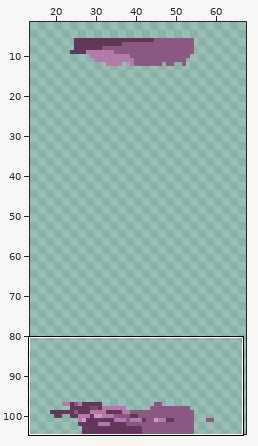
Edited in one commit: pixel-art file (Assets/Art/Aseprite/wall-break.aseprite). The picture above shows the old version from afar; the outline marks the close-up.
Close-up. Earlier state:
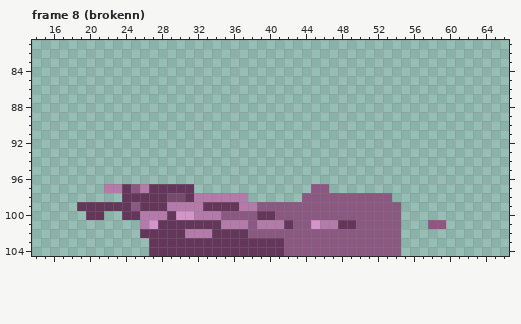
90x105 pixels, 8 frames. Shown: frame 8 (brokenn): x 14..66, y 81..104. The wide view leaves out empty margins.
The same view after the edit:
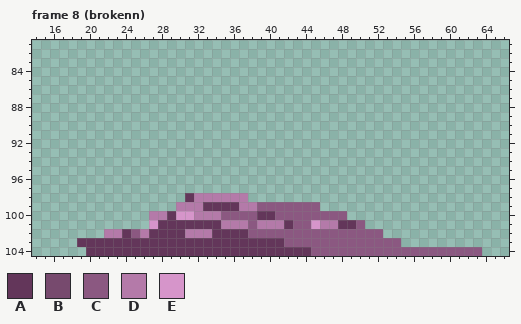
Palette (. is transparent): A #63365a  B #774a6e  C #8b5881  D #b47aa9  E #d695ca
What changed:
--- frame 8 (brokenn)
@@ x 14..66 @@
  96 .....................................................
- 97 ........DDACDAAAAA.............CC....................
- 98 ..........AAAAABBADDDDDD......CCCCCCCCCC.............
- 99 .....AAAAAACAAADDDDAAAADDCCCCCCCCCCCCCCCC............
-100 ......AA..AADDDAEEDDDCCCCAACCCCCCCCCCCCCC............
-101 ............DEAAAAAAADDDCDDDACCEDDAACCCCC...CC.......
-102 ............AAAAADDDAAAACCCCCCCCCCCCCCCCC............
-103 .............AAAAAAAAAAAAAAACCCCCCCCCCCCC............
-104 .............AAAAAAAAAAAAAAACCCCCCCCCCCCC............
+ 97 .....................................................
+ 98 .................ADDDDDD.............................
+ 99 ................DDDAAAADDCCCCCCC.....................
+100 .............DDAEEDDDCCCCAACCCCCCCC..................
+101 .............EAAAAAAADDDCDDDACCEDDAAC................
+102 ........DDACDAAAADDDAAAACCCCCCCCCCCCCCC..............
+103 .....AAAAAAAAAAAAAAAAAAAAAAACCCCCCCCCCCCC............
+104 ......AAAAAAAAAAAAAAAAAAAAAAAAACCCCCCCCCCCCCCCCCCC...
Where, in picture pixels (left, top, right, bottom), the same in both close-ups:
changed: (77, 184, 194, 256)
changed: (284, 184, 482, 256)
